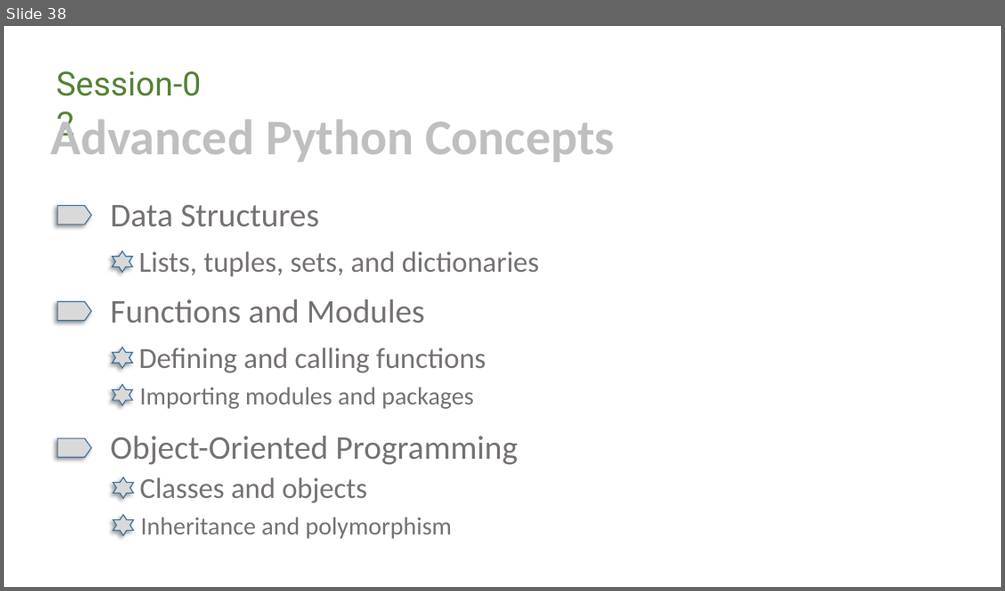
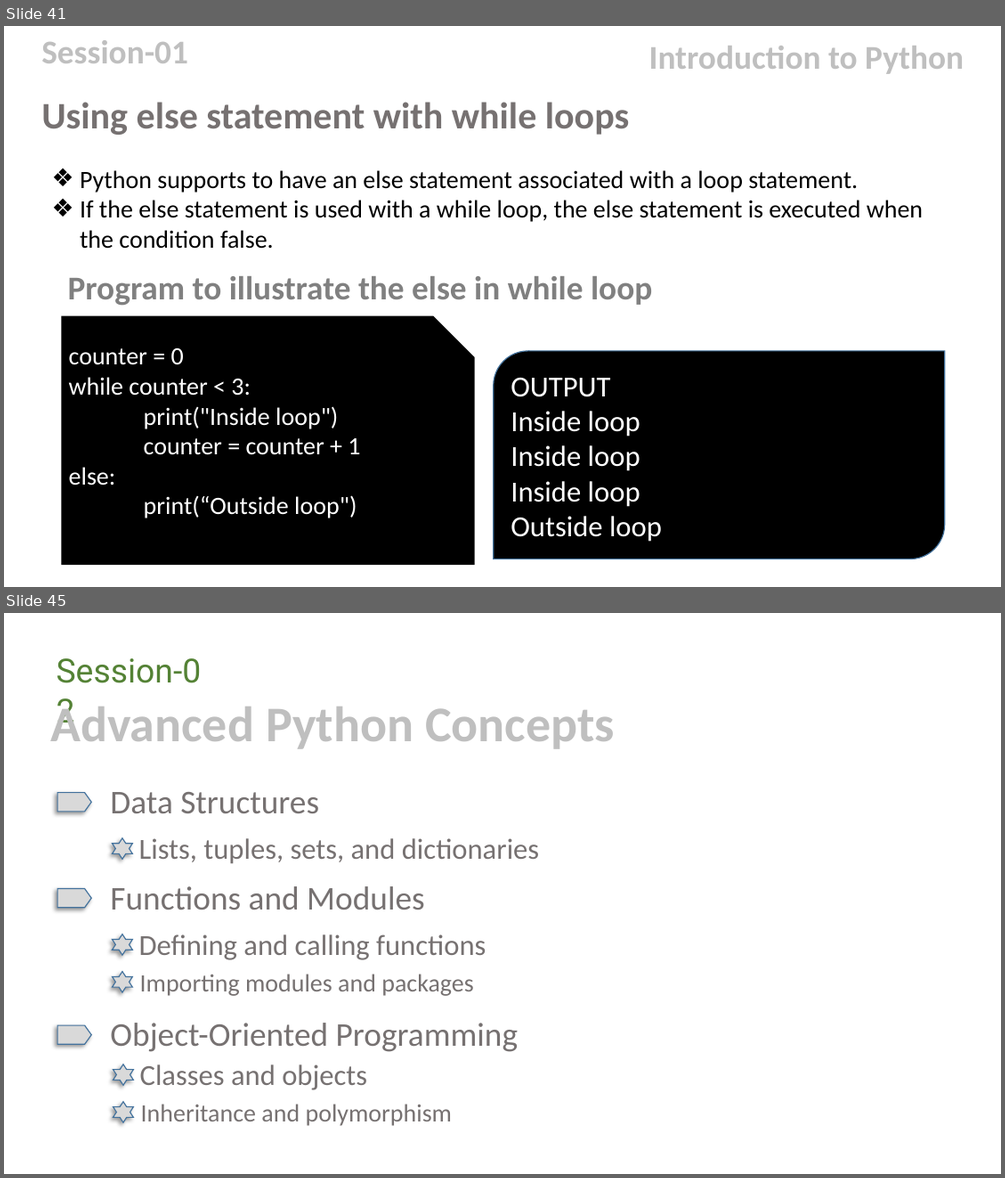
Before and after one commit to bibhu-otz/.NET, a slide deck: Python.pptx. Shown one above the other, each under a label of ours: slide 38 before the commit, slides 41 and 45 after it; the slides between them are not shown. The pictures are 1005x591 and 1005x1178 pixels, drawn with LibreOffice and Linux fonts; fonts in the diff are those of the drawing; background and template pictures are left out. Boxes give left, top, right and bottom in pixels: in the first picture for what was removed or moved away, otherwise in the second. Text is boxed around its words. In the diff, an @@ line names an element or a change of style, - is before the commit and + after.

```diff
--- a/Python.pptx
+++ b/Python.pptx
@@ slide 41 added at bbox=[4, 26, 1001, 587], background picture (left out) @@
@@ text added at bbox=[41, 40, 188, 63], 32 pt, text #BFBFBF, bold @@
+Session-01
@@ text added at bbox=[649, 46, 963, 74], 32 pt, text #BFBFBF, bold @@
+Introduction to Python
@@ text added at bbox=[41, 102, 629, 135], 36 pt, text #767171, bold @@
+Using else statement with while loops
@@ text added at bbox=[80, 170, 922, 248], 24 pt, text #000000 @@
+❖ Python supports to have an else statement associated with a loop statement.
+❖ If the else statement is used with a while loop, the else statement is executed when the condition false.
@@ text added at bbox=[68, 276, 652, 305], 32 pt, text #808080, bold @@
+Program to illustrate the else in while loop
@@ snip rect added at bbox=[62, 316, 475, 565], fill #000000, 24 pt, text #FFFFFF @@
+counter = 0
+while counter < 3:
+print("Inside loop")
+counter = counter + 1
+else:
+print(“Outside loop")
@@ round diag rect added at bbox=[493, 351, 945, 558], fill #000000, outline #43739E 1 pt, 28 pt, text #FFFFFF @@
+OUTPUT
+Inside loop
+Inside loop
+Inside loop
+Outside loop
@@ what was slide 38 is now slide 45 @@
```
Also in this commit, not shown: 6 other slides added.
